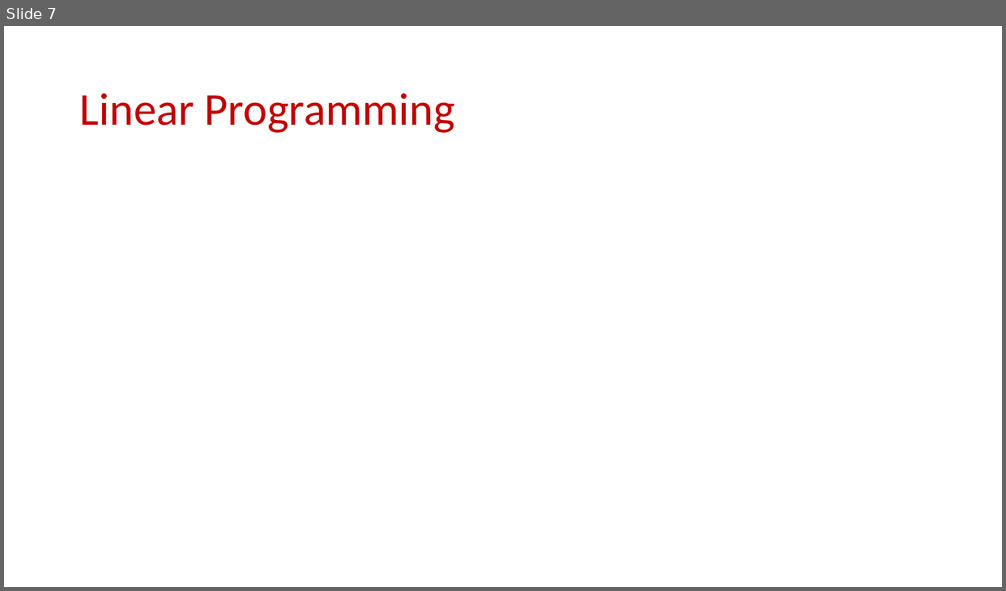
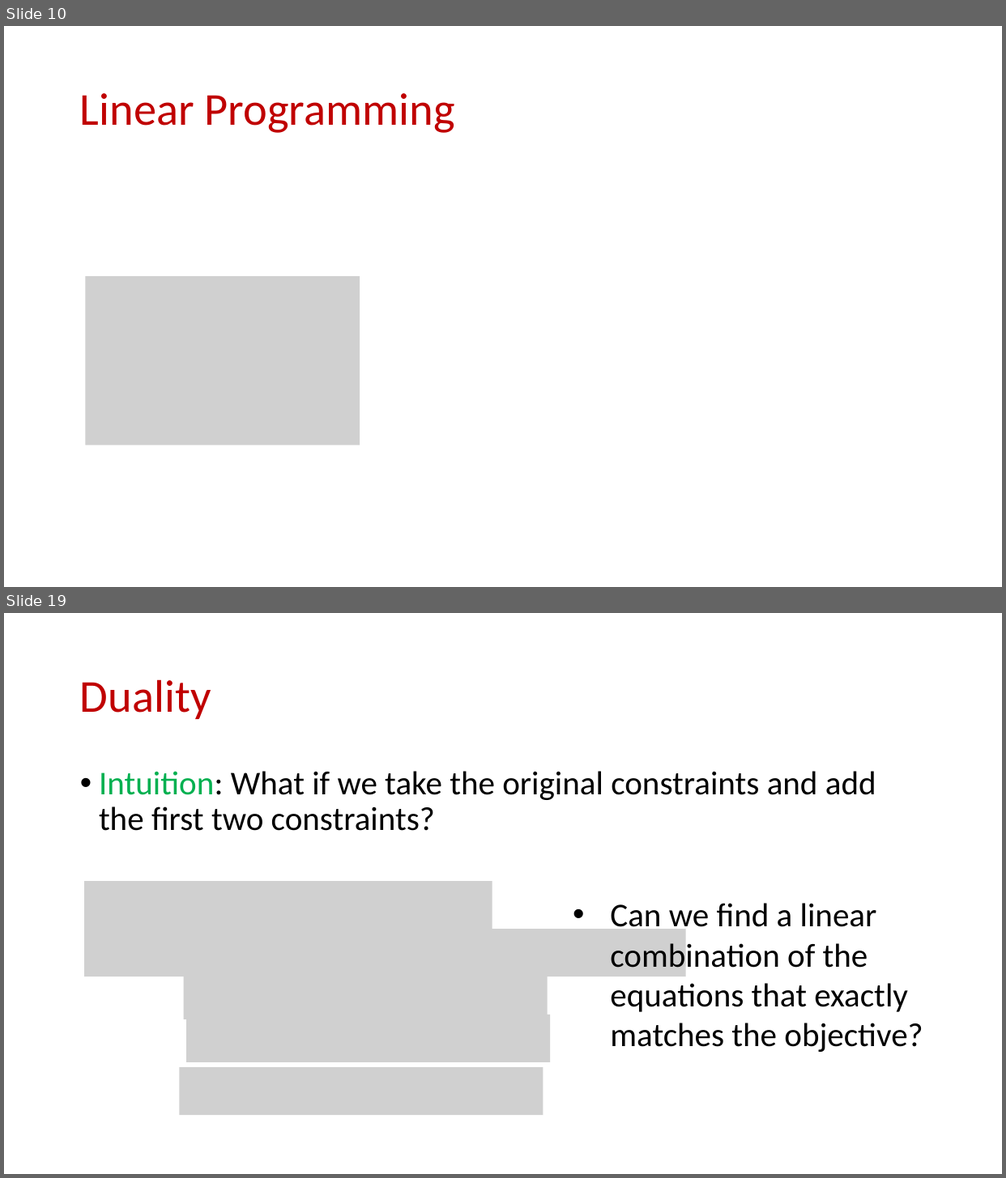
Before and after one commit to samsonzhou/samsonzhou.github.io, a slide deck: CSCE658-S24/L16.pptx. Shown one above the other, each under a label of ours: slide 7 before the commit, slides 10 and 19 after it; the slides between them are not shown. The pictures are 1006x591 and 1006x1178 pixels, drawn with LibreOffice and Linux fonts; fonts in the diff are those of the drawing; grey boxes stand for pictures. Boxes give left, top, right and bottom in pixels: in the first picture for what was removed or moved away, otherwise in the second. Text is boxed around its words. In the diff, an @@ line names an element or a change of style, - is before the commit and + after.

```diff
--- a/CSCE658-S24/L16.pptx
+++ b/CSCE658-S24/L16.pptx
@@ slide 19 added at bbox=[4, 613, 1002, 1174], background #FFFFFF @@
@@ title added at bbox=[80, 679, 211, 719], 44 pt, text #C00000 @@
+Duality
@@ text added at bbox=[99, 771, 876, 831], 32 pt, text #000000 @@
+• Intuition: What if we take the original constraints and add the first two constraints?
@@ picture added at bbox=[84, 881, 492, 929] @@
@@ text added at bbox=[610, 903, 923, 1052], 32 pt, text #000000 @@
+• Can we find a linear combination of the equations that exactly matches the objective?
@@ picture added at bbox=[84, 929, 686, 977] @@
@@ picture added at bbox=[184, 972, 548, 1020] @@
@@ picture added at bbox=[187, 1015, 551, 1063] @@
@@ picture added at bbox=[179, 1067, 543, 1115] @@
@@ what was slide 7 is now slide 10 @@
@@ slide 10 changed as well @@
@@ picture added at bbox=[86, 277, 360, 446] @@
```
Also in this commit, not shown: 5 other slides changed, 25 other slides added.
